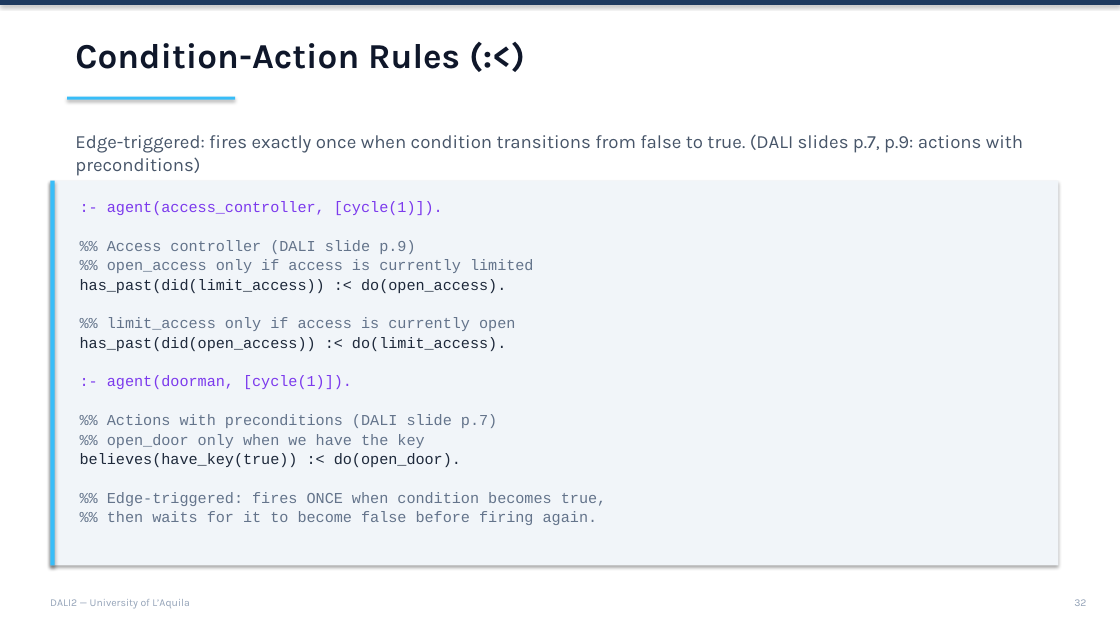
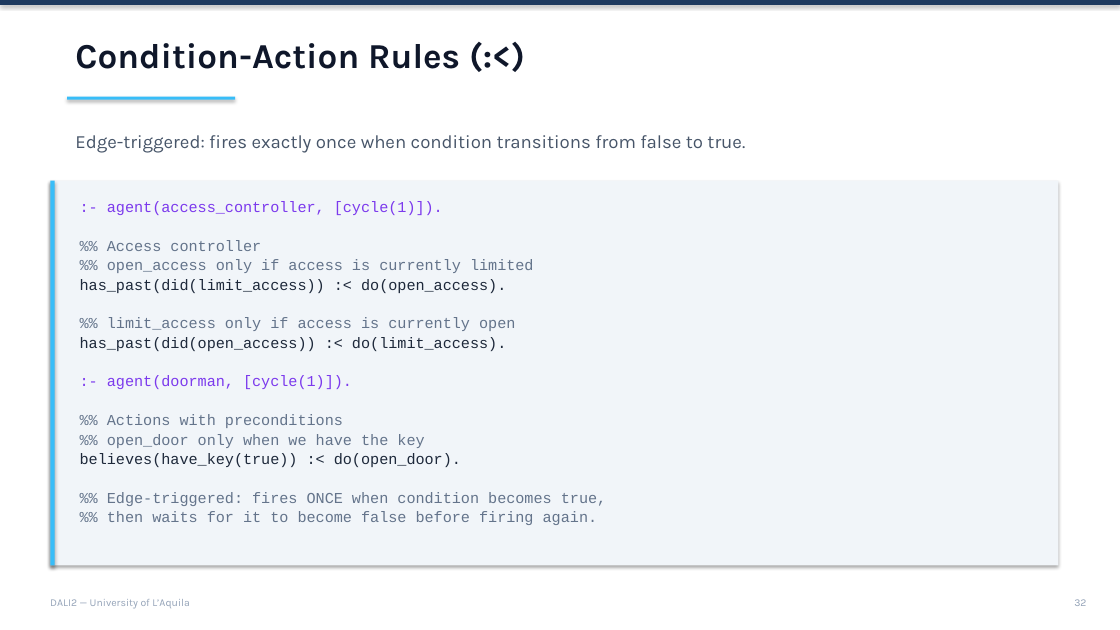
Before and after one commit to AAAI-DISIM-UnivAQ/DALI2, a slide deck: slide 32 of slides/Slides.pptx. Drawn at 1120x630 pixels with LibreOffice and Linux fonts; fonts in the diff are those of the drawing. Boxes give left, top, right and bottom in pixels: in the first picture for what was removed or moved away, otherwise in the second. Text is boxed around its words. In the diff, an @@ line names an element or a change of style, - is before the commit and + after.

```diff
--- a/slides/Slides.pptx
+++ b/slides/Slides.pptx
@@ text at [75, 135, 745, 153]: text changed @@
-Edge-triggered: fires exactly once when condition transitions from false to true. (DALI slides p.7, p.9: actions with preconditions)
+Edge-triggered: fires exactly once when condition transitions from false to true.
@@ text at [107, 240, 261, 251]: text changed @@
-%% Access controller (DALI slide p.9)
+%% Access controller
@@ text at [107, 414, 343, 428]: text changed @@
-%% Actions with preconditions (DALI slide p.7)
+%% Actions with preconditions
```
Also in this commit, not shown: 19 other slides changed, 6 other files.
